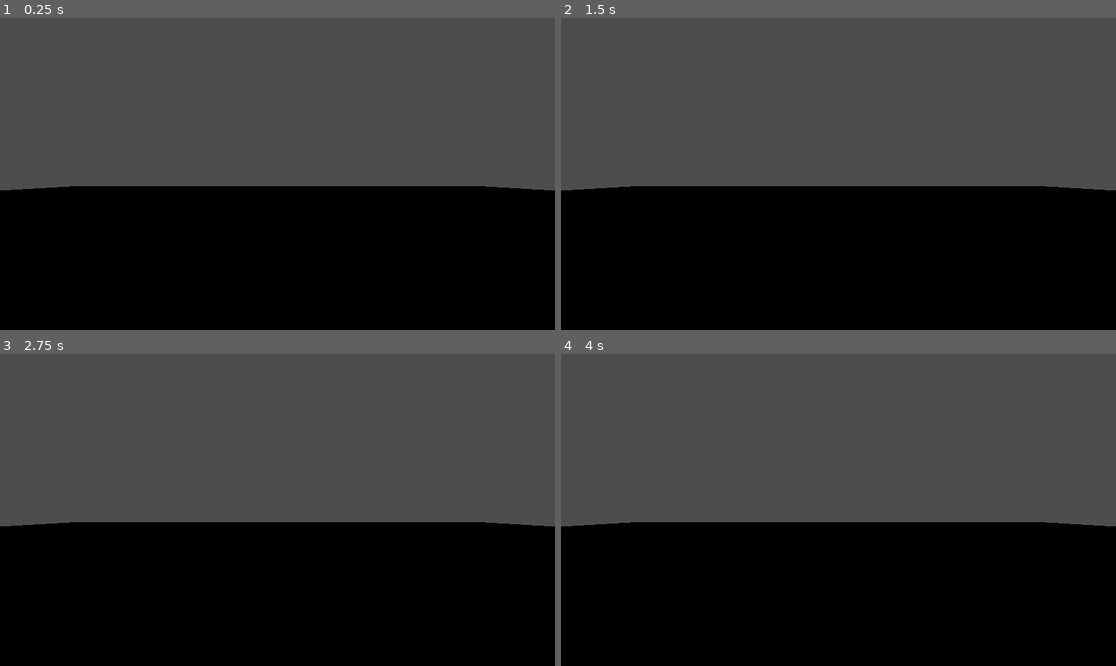
Above: before the commit, frames 1-4 (two rows, left to right).
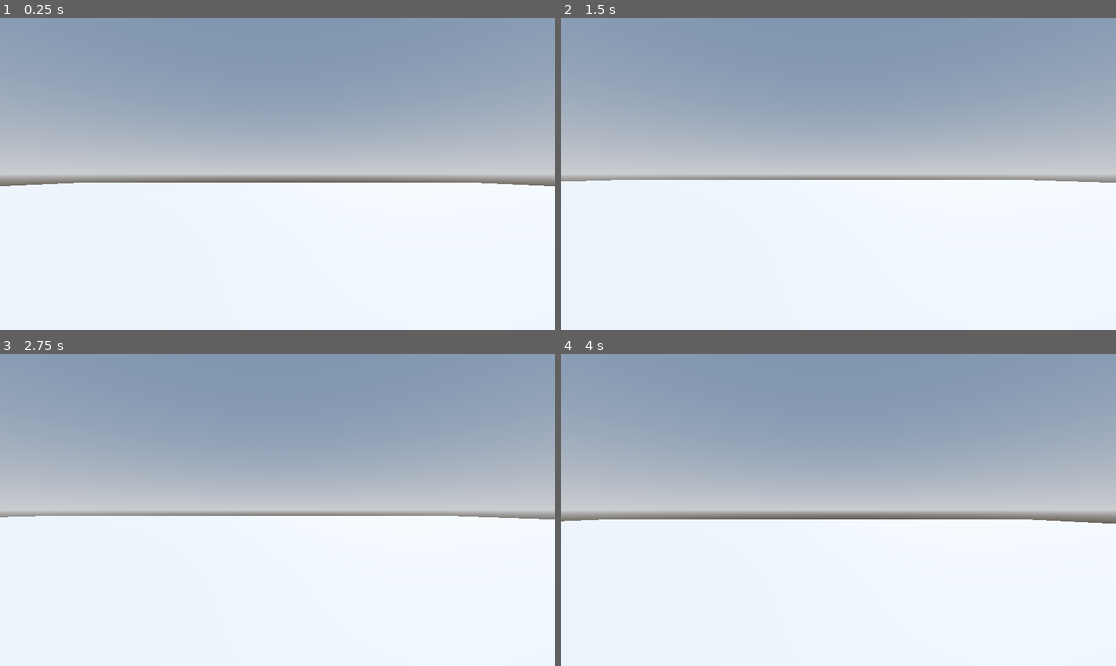
Above: after the commit, the same moments.

Repository: Yomuri/yaoi_yuri_game
Game: Godot game, scene res://game.tscn
Same seed, same stepped clock (60 frames per second), same inputs: the game is played once before the commit and once after it.
Inputs:
- Up to frame 1 (0.25 s): no input
- Up to frame 2 (1.5 s): tap Enter (ui_accept) at 0.5, 0.6, 0.77, 1.07, 1.35 s; hold Right (ui_right) 0.53-1.28 s; hold Down (ui_down) from 1.28 s (still down)
- Up to frame 3 (2.75 s): tap Enter (ui_accept) at 1.52, 1.82, 2.1 s; release Down (ui_down) at 2.03 s; hold Right (ui_right) from 2.03 s (still down)
- Up to frame 4 (4 s): tap Enter (ui_accept) at 2.75, 2.85, 3.02, 3.32, 3.6, 3.77 s; release Right (ui_right) at 2.78 s; hold Up (ui_up) 2.78-3.53 s; hold Left (ui_left) from 3.53 s (still down)

The runs differ from the first frame. In frame 1, 100% of the frame differs, in the area x 0-100%, y 0-100%; in frame 2, 100%; in frame 3, 100%; in frame 4, 100%.

Commit message:
Reset player movement script and redid the ground for collision

Diff:
--- a/game.tscn
+++ b/game.tscn
@@ -1,8 +1,24 @@
-[gd_scene load_steps=5 format=3 uid="uid://bkgmuh3ohly11"]
+[gd_scene load_steps=9 format=3 uid="uid://bkgmuh3ohly11"]
 
-[ext_resource type="Script" uid="uid://cosi0os35vkpd" path="res://Player/Player.gd" id="1_80nbo"]
+[ext_resource type="Script" uid="uid://bsv4en3ivqtgw" path="res://player.gd" id="1_80nbo"]
 
-[sub_resource type="QuadMesh" id="QuadMesh_mwb40"]
+[sub_resource type="ProceduralSkyMaterial" id="ProceduralSkyMaterial_80nbo"]
+sky_horizon_color = Color(0.662243, 0.671743, 0.686743, 1)
+ground_horizon_color = Color(0.662243, 0.671743, 0.686743, 1)
+
+[sub_resource type="Sky" id="Sky_e2o6t"]
+sky_material = SubResource("ProceduralSkyMaterial_80nbo")
+
+[sub_resource type="Environment" id="Environment_feb5d"]
+background_mode = 2
+sky = SubResource("Sky_e2o6t")
+tonemap_mode = 2
+glow_enabled = true
+
+[sub_resource type="PlaneMesh" id="PlaneMesh_80nbo"]
+
+[sub_resource type="ConcavePolygonShape3D" id="ConcavePolygonShape3D_80nbo"]
+data = PackedVector3Array(1, 0, 1, -1, 0, 1, 1, 0, -1, -1, 0, 1, -1, 0, -1, 1, 0, -1)
 
 [sub_resource type="CapsuleMesh" id="CapsuleMesh_80nbo"]
 
@@ -11,12 +27,24 @@
 
 [node name="Game" type="Node"]
 
+[node name="DirectionalLight3D" type="DirectionalLight3D" parent="."]
+transform = Transform3D(-0.866023, -0.433016, 0.250001, 0, 0.499998, 0.866027, -0.500003, 0.749999, -0.43301, 0, 0, 0)
+shadow_enabled = true
+
+[node name="WorldEnvironment" type="WorldEnvironment" parent="."]
+environment = SubResource("Environment_feb5d")
+
 [node name="Ground" type="MeshInstance3D" parent="."]
-transform = Transform3D(50, 0, 0, 0, -2.18557e-06, 50, 0, -50, -2.18557e-06, 0, 0, 0)
-mesh = SubResource("QuadMesh_mwb40")
+transform = Transform3D(50, 0, 0, 0, 50, 6.82121e-13, 0, -6.82121e-13, 50, -0.0187292, 2.38419e-07, 0.00923586)
+mesh = SubResource("PlaneMesh_80nbo")
+
+[node name="StaticBody3D" type="StaticBody3D" parent="Ground"]
+
+[node name="CollisionShape3D" type="CollisionShape3D" parent="Ground/StaticBody3D"]
+shape = SubResource("ConcavePolygonShape3D_80nbo")
 
 [node name="Player" type="CharacterBody3D" parent="."]
-transform = Transform3D(1, 0, 0, 0, 1, 0, 0, 0, 1, 0, 1, 0)
+transform = Transform3D(1, 0, 0, 0, 1, 0, 0, 0, 1, 0, 2, 0)
 script = ExtResource("1_80nbo")
 
 [node name="MeshInstance3D" type="MeshInstance3D" parent="Player"]
--- /dev/null
+++ b/player.gd
@@ -0,0 +1,28 @@
+extends CharacterBody3D
+
+
+const SPEED = 5.0
+const JUMP_VELOCITY = 4.5
+
+
+func _physics_process(delta: float) -> void:
+	# Add the gravity.
+	if not is_on_floor():
+		velocity += get_gravity() * delta
+
+	# Handle jump.
+	if Input.is_action_just_pressed("ui_accept") and is_on_floor():
+		velocity.y = JUMP_VELOCITY
+
+	# Get the input direction and handle the movement/deceleration.
+	# As good practice, you should replace UI actions with custom gameplay actions.
+	var input_dir := Input.get_vector("ui_left", "ui_right", "ui_up", "ui_down")
+	var direction := (transform.basis * Vector3(input_dir.x, 0, input_dir.y)).normalized()
+	if direction:
+		velocity.x = direction.x * SPEED
+		velocity.z = direction.z * SPEED
+	else:
+		velocity.x = move_toward(velocity.x, 0, SPEED)
+		velocity.z = move_toward(velocity.z, 0, SPEED)
+
+	move_and_slide()
Not shown, added: player.gd.uid
